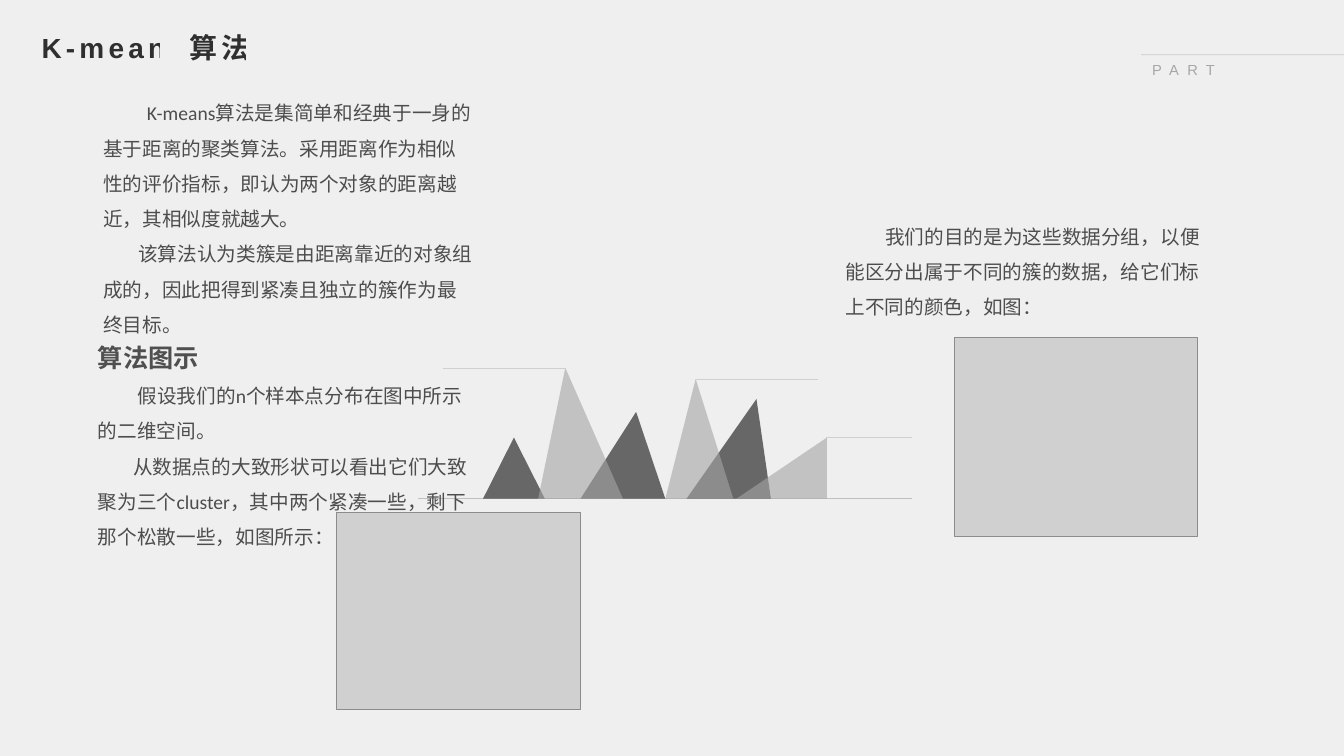
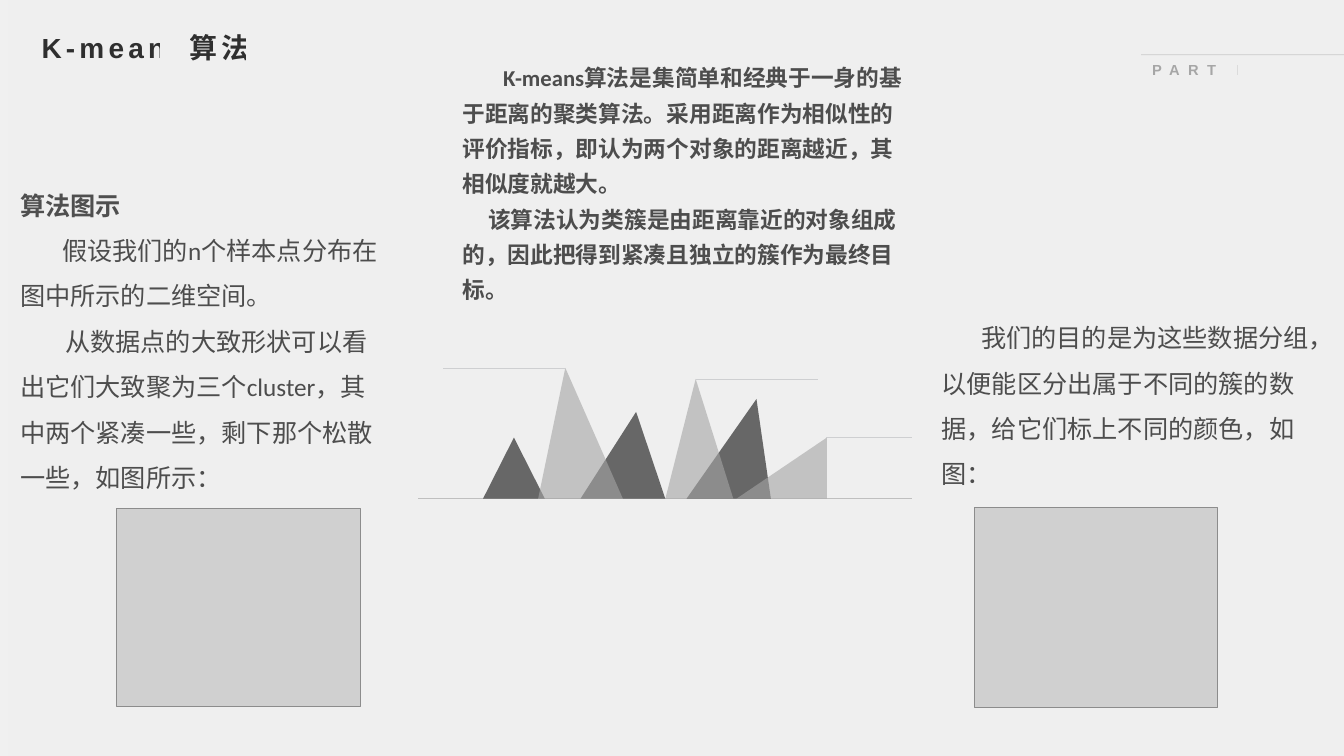
Before and after one commit to Bistu-OSSDT-2022/OnePiece, a slide deck: slide 13 of 汉字识别.pptx. Drawn at 1344x756 pixels with LibreOffice and Linux fonts; fonts in the diff are those of the drawing; grey boxes stand for pictures; background and template pictures are left out. Boxes give left, top, right and bottom in pixels: in the first picture for what was removed or moved away, otherwise in the second. Text is boxed around its words. In the diff, an @@ line names an element or a change of style, - is before the commit and + after.

```diff
--- a/汉字识别.pptx
+++ b/汉字识别.pptx
@@ rectangle resized from (x1=0, y1=0, x2=1344, y2=756) to (x1=8, y1=0, x2=1344, y2=756) @@
@@ text "K-means算法是集简单和经典于一身的基于距离的聚类算法。采用距离作为相似性的评价指标，即认为两个对象的距离越近，其相 ..." moved from (x1=103, y1=104, x2=472, y2=334) to (x1=462, y1=67, x2=902, y2=300) @@
@@ text "K-means算法是集简单和经典于一身的基于距离的聚类算法。采用距离作为相似性的评价指标，即认为两个对象的距离越近，其相 ..." at (x1=462, y1=67, x2=902, y2=300): size 14 to 16.2 pt, bold on; line spacing 1.5 to 1.3 @@
@@ text "PART FOUR" at (x1=1142, y1=55, x2=1324, y2=84): bold on @@
@@ text "算法图示" moved from (x1=98, y1=345, x2=467, y2=546) to (x1=20, y1=193, x2=378, y2=490) @@
@@ text at (x1=20, y1=239, x2=378, y2=490): size 14 to 18 pt @@
@@ text "我们的目的是为这些数据分组，以便能区分出属于不同的簇的数据，给它们标上不同的颜色，如图：" moved from (x1=846, y1=227, x2=1200, y2=316) to (x1=941, y1=326, x2=1334, y2=485) @@
@@ text "我们的目的是为这些数据分组，以便能区分出属于不同的簇的数据，给它们标上不同的颜色，如图：" at (x1=941, y1=326, x2=1334, y2=485): size 14 to 18 pt @@
@@ picture moved from (x1=337, y1=512, x2=581, y2=710) to (x1=116, y1=508, x2=360, y2=706) @@
@@ picture moved from (x1=955, y1=337, x2=1198, y2=536) to (x1=975, y1=508, x2=1218, y2=708) @@
```
Also in this commit, not shown: 14 other slides changed, 4 slides added.
